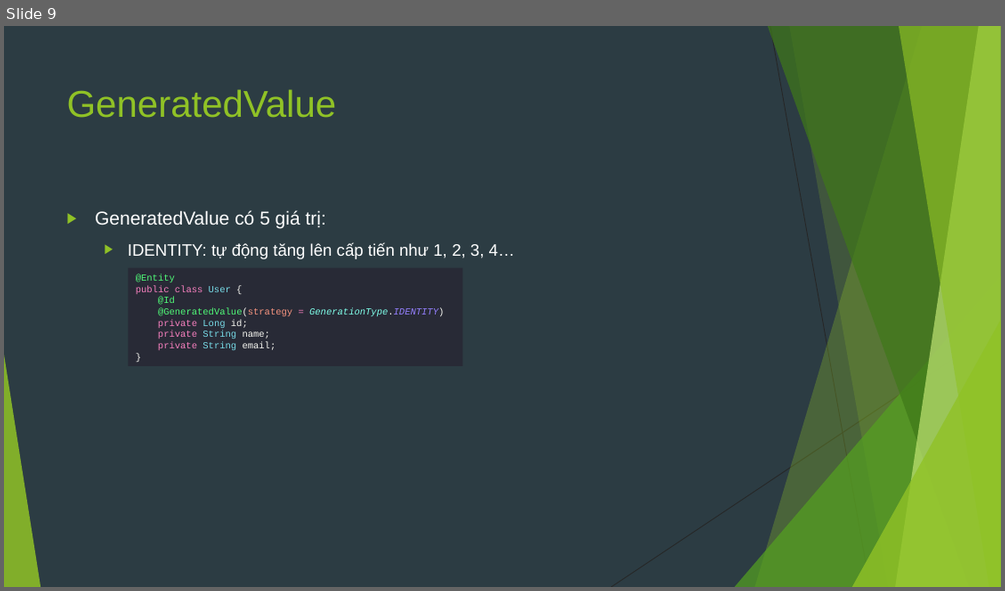
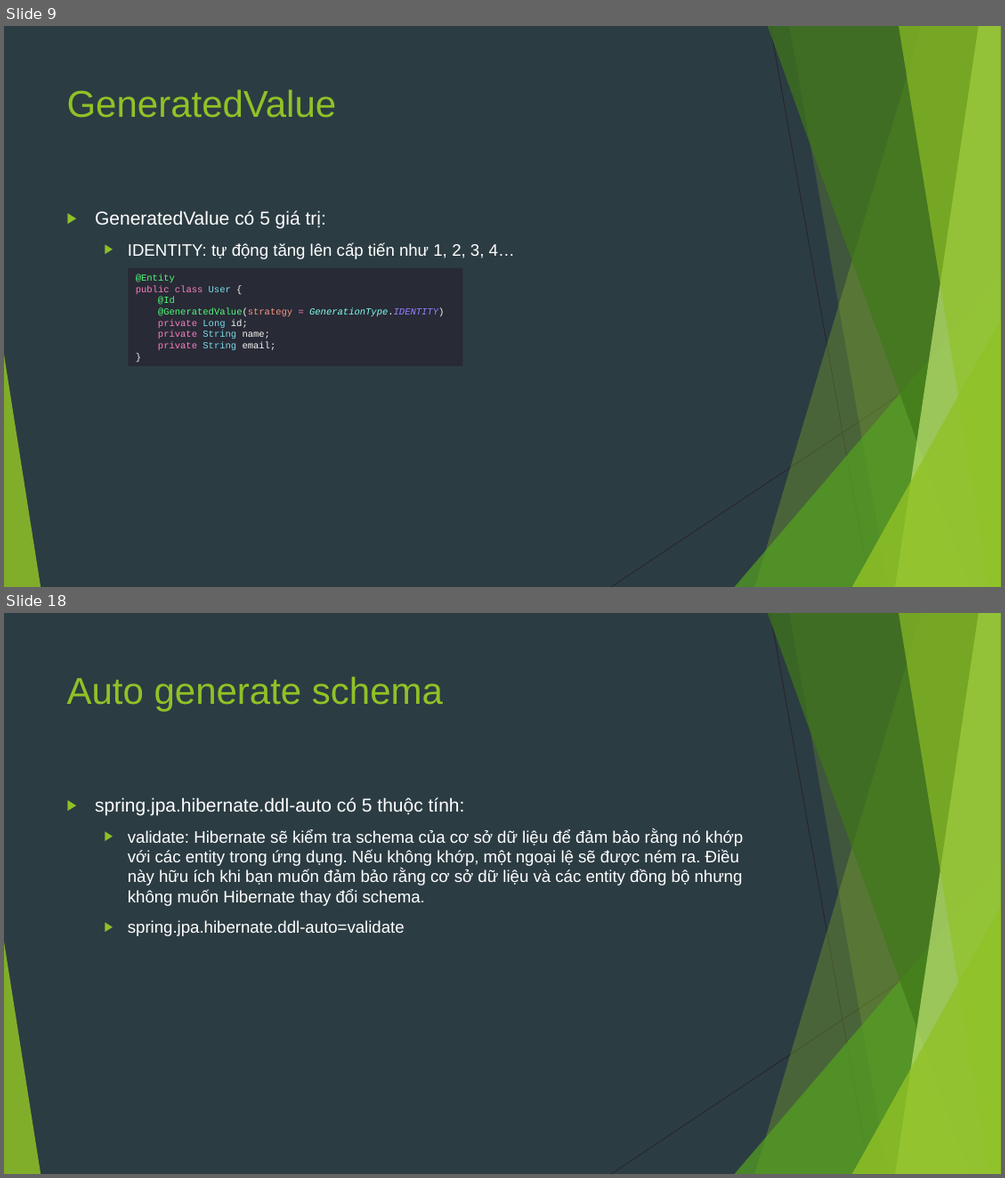
Before and after one commit to sobbingwind/SpringBoot, a slide deck: 07.Spring Data JPA.pptx. Shown one above the other, each under a label of ours: slide 9 before the commit, slides 9 and 18 after it; the slides between them are not shown. The pictures are 1005x591 and 1005x1178 pixels, drawn with LibreOffice and Linux fonts; fonts in the diff are those of the drawing. Boxes give left, top, right and bottom in pixels: in the first picture for what was removed or moved away, otherwise in the second. Text is boxed around its words. In the diff, an @@ line names an element or a change of style, - is before the commit and + after.

```diff
--- a/07.Spring Data JPA.pptx
+++ b/07.Spring Data JPA.pptx
@@ slide 18 added at (4, 613, 1001, 1174), background #2C3C43; not listed: 10 template elements that a slide beside it also shows @@
@@ title added at (67, 676, 443, 711), 36 pt, text #90C226 @@
+Auto generate schema
@@ text added at (95, 797, 743, 936), 16 pt, text #FFFFFF @@
+▶ spring.jpa.hibernate.ddl-auto có 5 thuộc tính:
+  ▶ validate: Hibernate sẽ kiểm tra schema của cơ sở dữ liệu để đảm bảo rằng nó khớp với các entity trong ứng dụng. Nếu không khớp, một ngoại lệ sẽ được ném ra. Điều này hữu ích khi bạn muốn đảm bảo rằng cơ sở dữ liệu và các entity đồng bộ nhưng không muốn Hibernate thay đổi schema.
+  ▶ spring.jpa.hibernate.ddl-auto=validate
```
Also in this commit, not shown: 5 slides changed, 15 other slides added, 21 slides removed.
